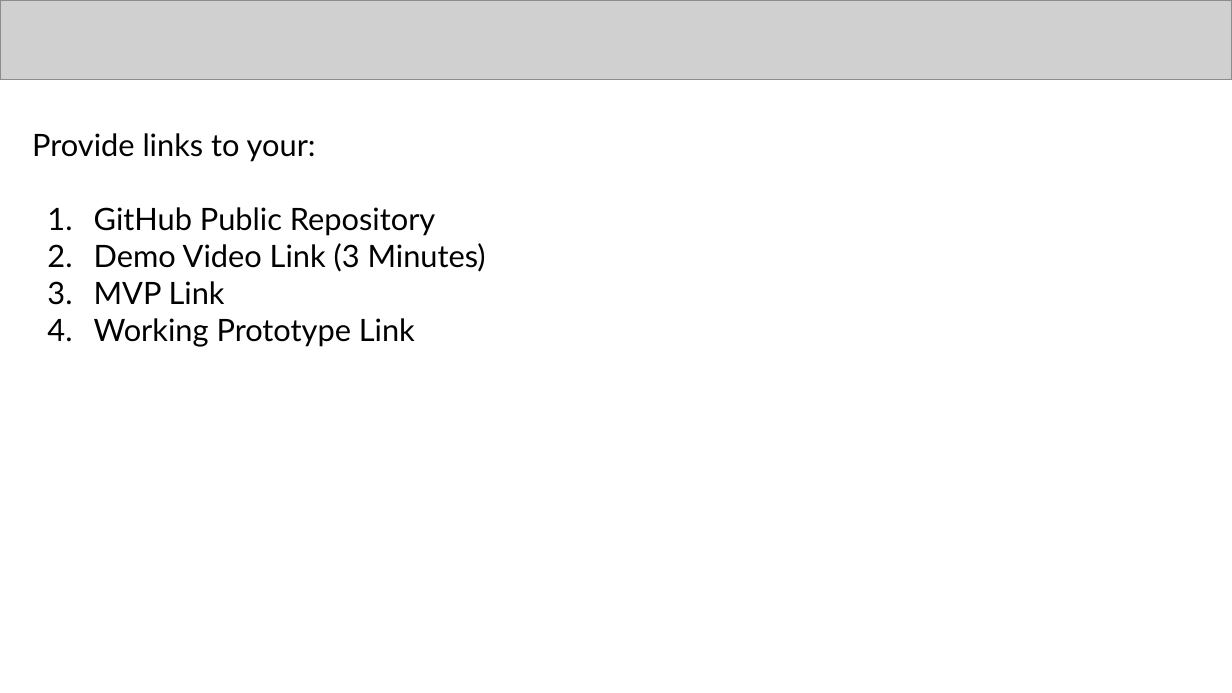
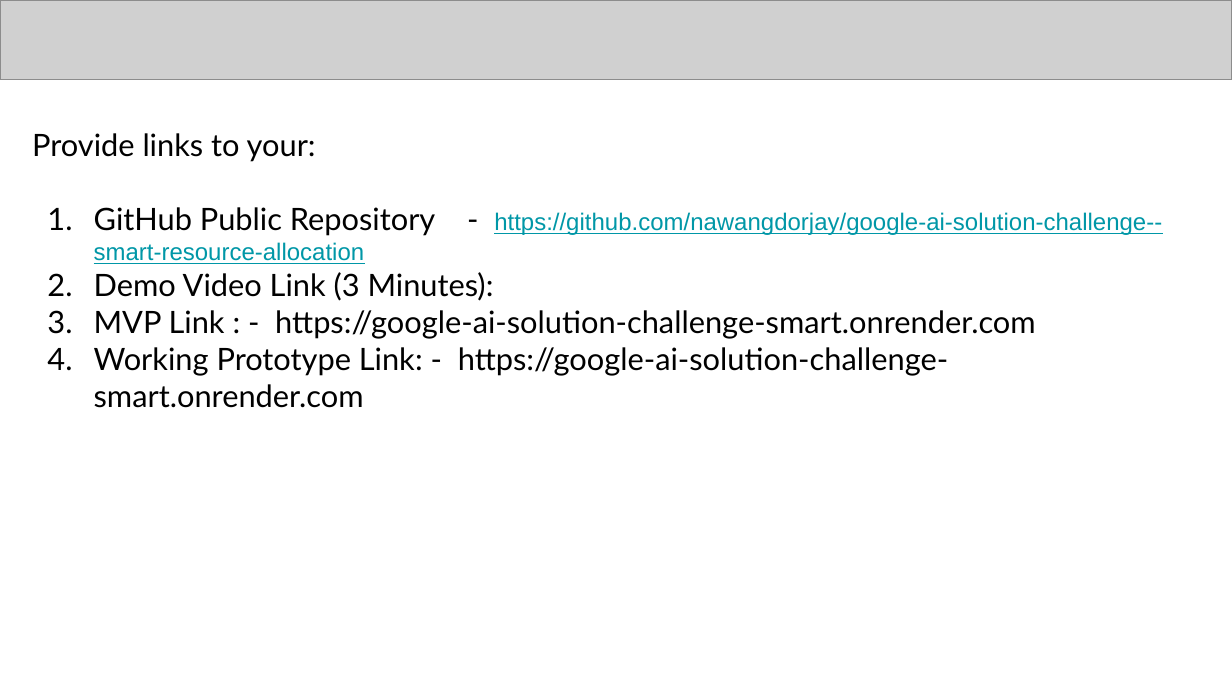
Before and after one commit to nawangdorjay/google-ai-solution-challenge--smart-resource-allocation, a slide deck: slide 13 of Final_Submission_Prototype_v2.pptx. Drawn at 1232x693 pixels with LibreOffice and Linux fonts; fonts in the diff are those of the drawing; grey boxes stand for pictures. Boxes give left, top, right and bottom in pixels: in the first picture for what was removed or moved away, otherwise in the second. Text is boxed around its words. In the diff, an @@ line names an element or a change of style, - is before the commit and + after.

Commit message:
Add enhanced PPT v3 with Google AI/Antigravity slides and roadmap

```diff
--- a/Final_Submission_Prototype_v2.pptx
+++ b/Final_Submission_Prototype_v2.pptx
@@ text at (94,207,1162,408): text changed @@
-1. GitHub Public Repository
-2. Demo Video Link (3 Minutes)
-3. MVP Link
-4. Working Prototype Link
+1. GitHub Public Repository - https://github.com/nawangdorjay/google-ai-solution-challenge--smart-resource-allocation
+2. Demo Video Link (3 Minutes):
+3. MVP Link : - https://google-ai-solution-challenge-smart.onrender.com
+4. Working Prototype Link: - https://google-ai-solution-challenge-smart.onrender.com
```
Also in this commit, not shown: 2 other slides changed, 6 other files.
